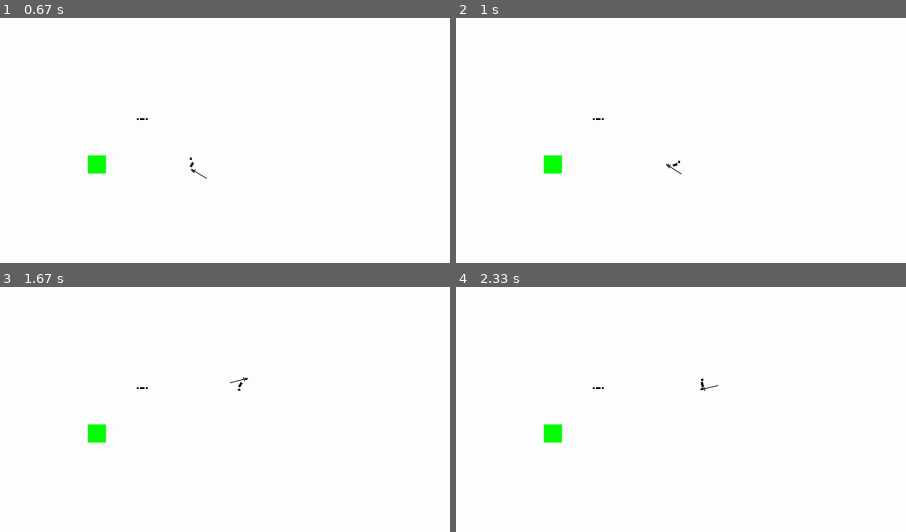
Above: before the commit, frames 1-4 (two rows, left to right).
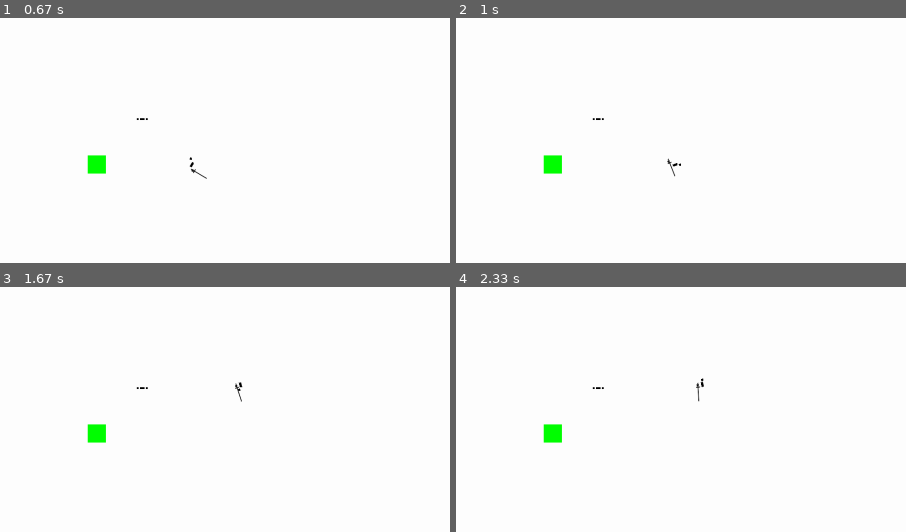
Above: after the commit, the same moments.

Repository: LeBoku/tds
Game: pygame game, started from src/tds.py
The game is run twice, just before and just after one commit, with the same random seed, the same clock (stepped at 60 frames per second) and the same inputs.
Inputs (mouse positions are % of the whole screen's width and height, from its top left):
- Up to frame 1 (0.67 s): hold D from 0.33 s (still down); move the mouse to (46, 54) at 0.37 s
- Up to frame 2 (1 s): release D at 0.8 s; click (51, 57) at 0.88 s
- Up to frame 3 (1.67 s): hold W 1.17-1.47 s; click (26, 51) at 1.25 s; hold D from 1.5 s (still down); click (19, 35) at 1.58 s
- Up to frame 4 (2.33 s): release D at 1.97 s; hold A from 2 s (still down); click (65, 15) at 2.08 s
The pictures show only the part of the screen within x 9-59%, y 7-57%; the shares and areas given below are measured in that part.

Frame 1 is identical in both runs. In frame 2, less than 0.1% of the frame differs, in the area x 46-51%, y 57-65%; in frame 3, less than 0.1%, in the area x 51-56%, y 36-47%; in frame 4, less than 0.1%.

Commit message:
improved attack moves

Diff:
--- a/src/map/characters/characterController.py
+++ b/src/map/characters/characterController.py
@@ -60,8 +60,8 @@
 
 		self.torso = self.createSubEntity(CharacterParts.torso, images.character.torso(), Vector2(0, 0))
 
-		self.leftHand = self.createSubEntity(CharacterParts.leftHand, images.character.hand(), Vector2(-10, 0))
-		self.rightHand = self.createSubEntity(CharacterParts.rightHand, images.character.hand(), Vector2(10, 0))
+		self.leftHand = self.createSubEntity(CharacterParts.leftHand, images.character.hand(), Vector2(-10, 0), self.torso)
+		self.rightHand = self.createSubEntity(CharacterParts.rightHand, images.character.hand(), Vector2(10, 0), self.torso)
 
 	def loopCall(self):
 		self.moveSetController.moveOn()
--- a/src/map/characters/playerController.py
+++ b/src/map/characters/playerController.py
@@ -3,11 +3,10 @@
 from pygame.math import Vector2
 
 from map.characters.characterController import CharacterController
-from map.weapons import Spear, LongSword
+from map.weapons import LongSword
 from pygameUtil.eventHandling import EventListener, EventHandler
 
 from store import moveSets
-from store.types import Offset
 from store.enums import MoveTypes, CharacterParts
 
 
@@ -114,11 +113,14 @@
 				move.listenForMilestone(moveSets.milestones.Attack.woundUp, lambda: self.lockMovement())
 				move.listenForMilestone(moveSets.milestones.Attack.attacked, lambda: self.unlockMovement())
 
-			elif activeMove.framesLeft < qWindow:
-				move = self.moveSetController.getMove(self.getAttack())
-				move.listenForEnd(lambda: move.start())
+			elif activeMove.hasPassedMileStone(moveSets.milestones.Attack.attackOver):
+				activeMove.listenForEnd(lambda: self.startQedMove())
+
+	def startQedMove(self):
+		move = self.moveSetController.getMove(self.getAttack())
+		move.start()
 
 	def setUpSubEntities(self):
 		super().setUpSubEntities()
-		self.weapon = LongSword(CharacterParts.weapon, self.rightHand)
+		self.weapon = LongSword(CharacterParts.weapon, self.rightHand, self)
 		self.weapon.offsetVector = Vector2((0, -15))
--- a/src/map/weapons/weapon.py
+++ b/src/map/weapons/weapon.py
@@ -4,11 +4,11 @@
 
 
 class Weapon(SubEntity):
-	def __init__(self, name, parent: CharacterController):
+	def __init__(self, name, parent, character: CharacterController):
 		super().__init__(parent.map)
 		self.name = name
 		self.parent = parent
-		self.character = parent.parent
+		self.character = character
 
 		self.setUpCollisionPoints()
 		self.setUpWeaponMoveSet()
--- a/src/store/moveSets/_move.py
+++ b/src/store/moveSets/_move.py
@@ -64,6 +64,9 @@
 
 		return self
 
+	def hasPassedMileStone(self, mileStone):
+		return self.mileStones[mileStone] < self.activeFrameNr
+
 	def listenForMilestone(self, mileStone, listener):
 		if mileStone not in self.activeFrameListeners:
 			self.activeFrameListeners[mileStone] = []
--- a/src/store/moveSets/longSword.py
+++ b/src/store/moveSets/longSword.py
@@ -8,6 +8,7 @@
 def rightAttack():
 	milestones = {
 		Attack.woundUp: 20,
+		Attack.attackOver: 25,
 		Attack.attacked: 40,
 		Attack.cooledDown: 50
 	}
@@ -31,8 +32,9 @@
 def leftAttack():
 	milestones = {
 		Attack.woundUp: 30,
-		Attack.attacked: 40,
-		Attack.cooledDown: 65
+		Attack.attackOver: 40,
+		Attack.attacked: 65,
+		Attack.cooledDown: 85
 	}
 
 	rightHand = Entity()
@@ -40,8 +42,7 @@
 	rightHand.repeatFrame(15)
 	rightHand.rotateAround(10, 300, (-10, 0))
 	rightHand.repeatFrame(15)
-	rightHand.backToDefault(20)
-	# #AllPlanned rotates the wrong way but its cool. correct would be: rightHand.rotateAround(10, -100, (-10, 0))
+	rightHand.rotateAround(10, -100, (-10, 0))
 
 	entities = dict()
 	entities[CharacterParts.rightHand] = rightHand
@@ -56,6 +57,7 @@
 def forwardAttack():
 	milestones = {
 		Attack.woundUp: 10,
+		Attack.attackOver: 15,
 		Attack.attacked: 30,
 		Attack.cooledDown: 35
 	}
--- a/src/store/moveSets/milestones.py
+++ b/src/store/moveSets/milestones.py
@@ -7,6 +7,7 @@
 
 class Attack(Enum):
 	woundUp = 2
+	attackOver = 3
 	attacked = 4
 	cooledDown = 6
 
